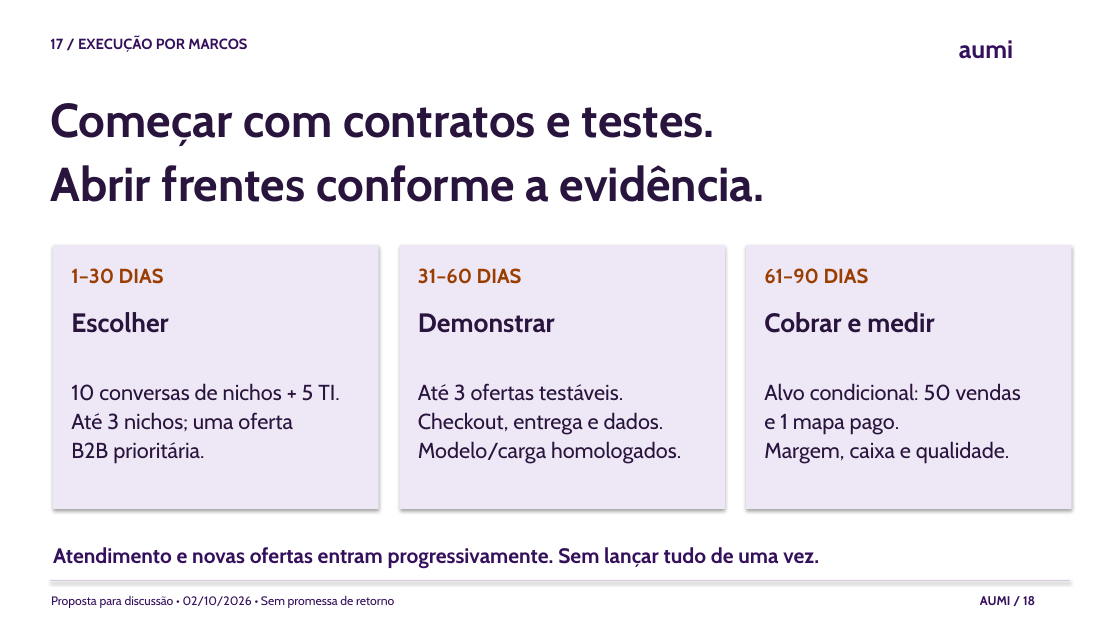
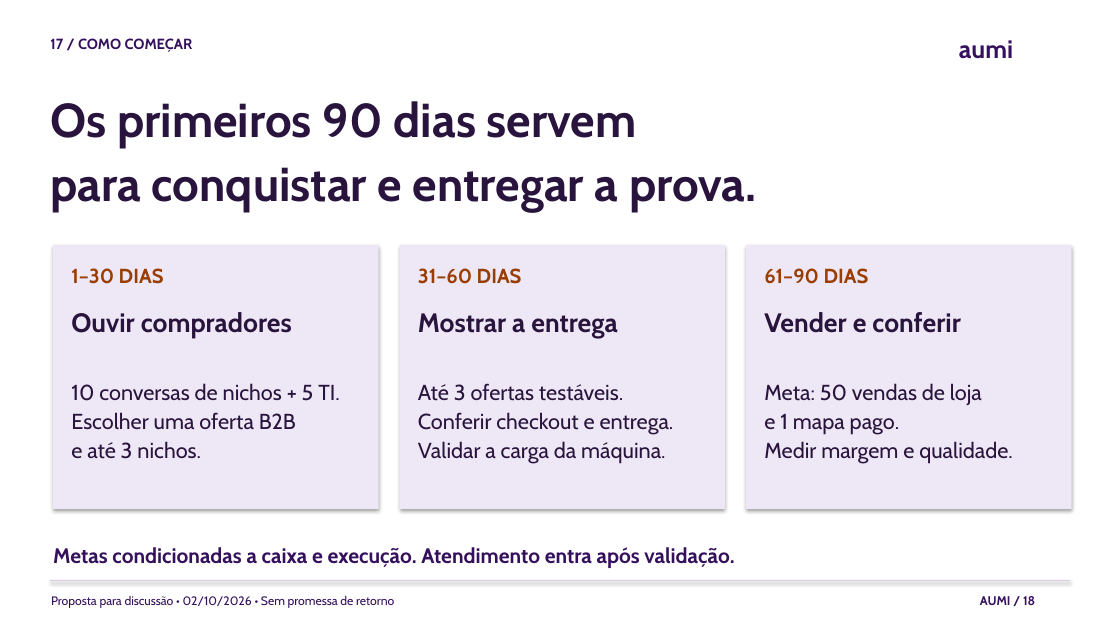
Before and after one commit to juboyy/topologic-business-plan, a slide deck: slide 18 of pitch-deck.pptx. Drawn at 1120x630 pixels with LibreOffice and Linux fonts; fonts in the diff are those of the drawing. Boxes give left, top, right and bottom in pixels: in the first picture for what was removed or moved away, otherwise in the second. Text is boxed around its words. In the diff, an @@ line names an element or a change of style, - is before the commit and + after.

```diff
--- a/pitch-deck.pptx
+++ b/pitch-deck.pptx
@@ text at (50, 38, 193, 52): text changed @@
-17 / EXECUÇÃO POR MARCOS
+17 / COMO COMEÇAR
@@ text at (50, 101, 756, 213): text changed @@
-Começar com contratos e testes.
-Abrir frentes conforme a evidência.
+Os primeiros 90 dias servem
+para conquistar e entregar a prova.
@@ text at (71, 312, 292, 338): text changed @@
-Escolher
+Ouvir compradores
@@ text at (418, 313, 617, 338): text changed @@
-Demonstrar
+Mostrar a entrega
@@ text at (764, 312, 960, 333): text changed @@
-Cobrar e medir
+Vender e conferir
@@ text at (764, 383, 982, 405): text changed @@
-Alvo condicional: 50 vendas
+Meta: 50 vendas de loja
@@ text at (71, 412, 296, 459): text changed @@
-Até 3 nichos; uma oferta
-B2B prioritária.
+Escolher uma oferta B2B
+e até 3 nichos.
@@ text at (418, 412, 674, 464): text changed @@
-Checkout, entrega e dados.
-Modelo/carga homologados.
+Conferir checkout e entrega.
+Validar a carga da máquina.
@@ text at (764, 441, 1013, 464): text changed @@
-Margem, caixa e qualidade.
+Medir margem e qualidade.
@@ text at (53, 547, 734, 568): text changed @@
-Atendimento e novas ofertas entram progressivamente. Sem lançar tudo de uma vez.
+Metas condicionadas a caixa e execução. Atendimento entra após validação.
```
Also in this commit, not shown: 18 other slides changed, 1 slide added, 1 slide removed, 4 other files.
